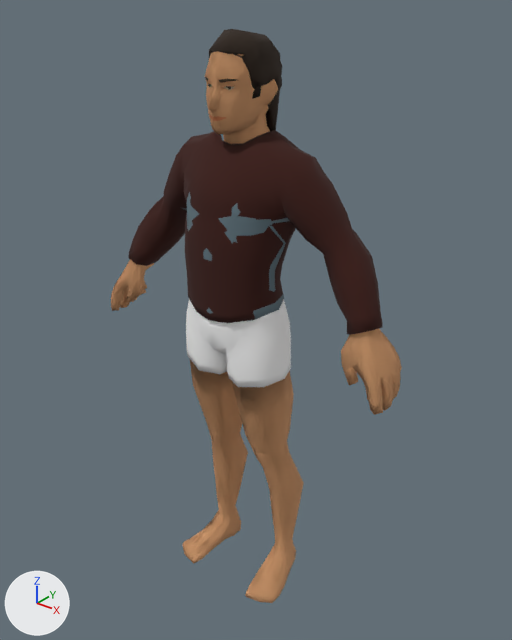
Renders of the FBX model Assets/Rigs/HumanRig.fbx from each side of a commit.
One viewpoint serves both versions: a camera (50 mm lens) standing at (1.381, -1.646, 2.107) and looking at (0.014, 0.062, 1.047). Every picture has the same lights, and +X, +Y and +Z are marked at lower left.

The first picture shows 'FemBase', 'MascBase', 'MascHair1', 'MascSweater', 'MascTShirt'.
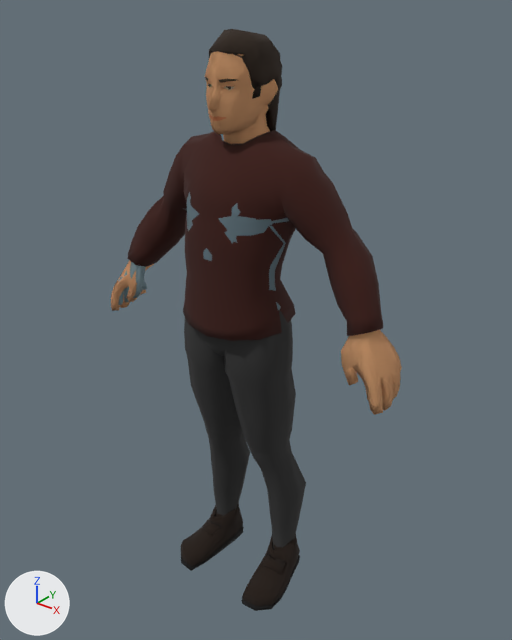
Where the change shows, as pixel boxes [x1, y1, x2, y2] in the pictures (512 x 640 px; the box of a moved part takes in the faces that stretch with it):
'MascSweater', reshaped: before [128, 130, 383, 334]; after [128, 130, 383, 341]
'FemJeans', added (black): after [184, 311, 303, 525]
'MascJeans', added (black): after [196, 331, 306, 550]
'MascBoots', added (black): after [181, 503, 300, 611]
'FemBoots', added: after [216, 513, 285, 593]
part 1 of me_mascbase_024, moved or reshaped: before [128, 157, 383, 334]; after [128, 157, 383, 341]
'FemBase', unchanged, covered by the edit: before [118, 51, 385, 528]; after [205, 51, 385, 401]

The change, as a diff of the scene's bpy script:
```diff
--- a/Assets/Rigs/HumanRig.fbx.py
+++ b/Assets/Rigs/HumanRig.fbx.py
@@ me_mascbase_024 @@
 # used by ob_mascsweater; location = (0.0, 0.0, 0.0)
-me_mascbase_024.from_pydata(...)  # 320 vertices, 304 faces; spans x -0.518..0.518, y -0.163..0.16, z 1.124..1.693
+me_mascbase_024.from_pydata(...)  # 320 vertices, 304 faces; spans x -0.521..0.521, y -0.174..0.16, z 1.075..1.693
+# me_mascbase_024 part 1: 177 of 320 vertices moved; they spanned x -0.518..0.518, y -0.157..0.135, z 1.124..1.558 and now span x -0.521..0.521, y -0.174..0.137, z 1.075..1.563; mean shift (0.0, 0.004, -0.012); largest move (0.067, 0.087, 1.175) -> (0.086, 0.132, 1.107)
 me_mascbase_024.materials.append(mat_material)
@@ me_mascbase_029 @@
+me_mascbase_029.from_pydata(...)  # 256 vertices, 256 faces; spans x -0.211..0.211, y -0.155..0.155, z 0.131..1.214
+me_mascbase_029.materials.append(mat_material)  # picture img_palletebig_png
@@ me_mascbase_030 @@
+me_mascbase_030.from_pydata(...)  # 244 vertices, 232 faces; spans x -0.23..0.23, y -0.119..0.137, z -0.009..0.163
+me_mascbase_030.materials.append(mat_material)  # picture img_palletebig_png
@@ me_mascbase_032 @@
+me_mascbase_032.from_pydata(...)  # 260 vertices, 252 faces; spans x -0.209..0.209, y -0.16..0.164, z 0.091..1.154
+me_mascbase_032.materials.append(mat_material)  # picture img_palletebig_png
@@ me_mascbase_031 @@
+me_mascbase_031.from_pydata(...)  # 254 vertices, 244 faces; spans x -0.237..0.237, y -0.167..0.152, z -0.016..0.165
+me_mascbase_031.materials.append(mat_material)  # picture img_palletebig_png
@@ ob_femjeans @@
+ob_femjeans = bpy.data.objects.new('FemJeans', me_mascbase_029)
+ob_femjeans.location = (0.0, 0.0, 0.0)
@@ ob_femboots @@
+ob_femboots = bpy.data.objects.new('FemBoots', me_mascbase_030)
+ob_femboots.location = (0.0, 0.0, 0.0)
@@ ob_mascjeans @@
+ob_mascjeans = bpy.data.objects.new('MascJeans', me_mascbase_032)
+ob_mascjeans.location = (0.0, 0.0, 0.0)
@@ ob_mascboots @@
+ob_mascboots = bpy.data.objects.new('MascBoots', me_mascbase_031)
+ob_mascboots.location = (0.0, 0.0, 0.0)
```
